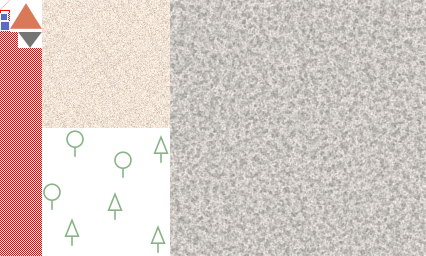
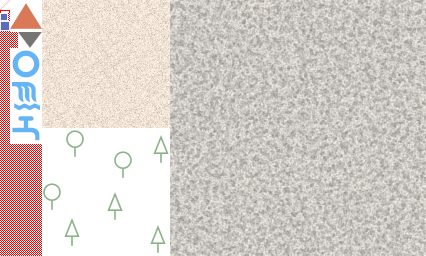
Revision of a layered 426×256 image; what changed, layer by layer:
painted on "_" over (10, 48, 42, 144)
added layer "drinking water" above "waterfall" over (10, 113, 42, 143)
added layer "waterfall" above "spring" over (10, 80, 42, 112)
added layer "spring" above "cliff" over (10, 48, 42, 80)
